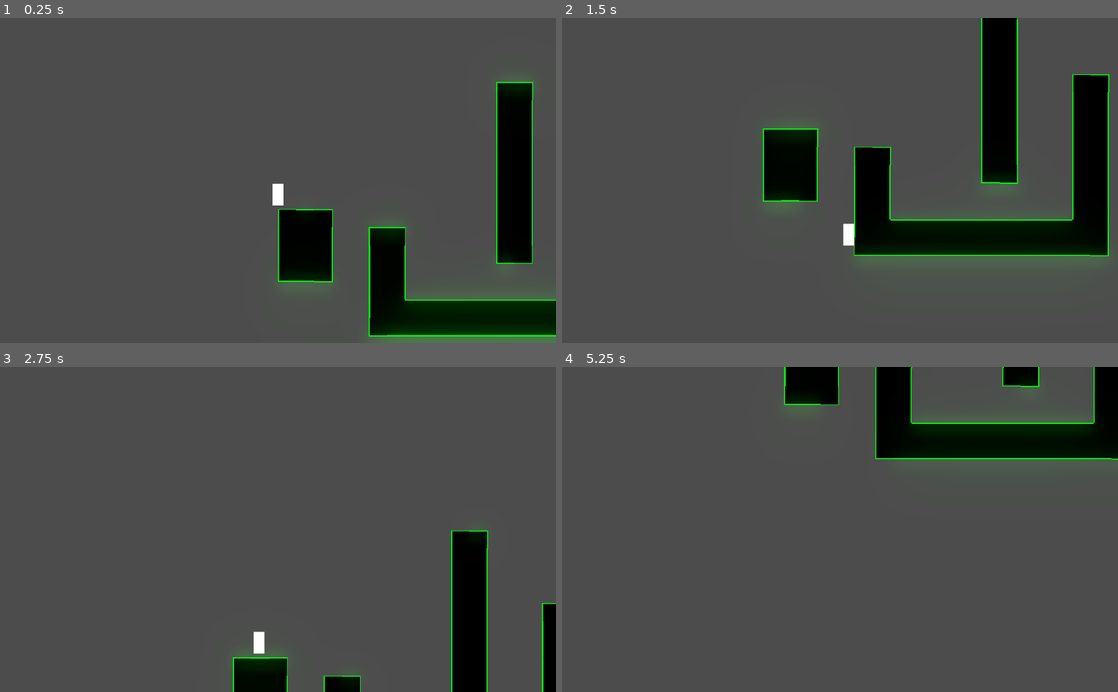
Above: before the commit, frames 1-4 (two rows, left to right).
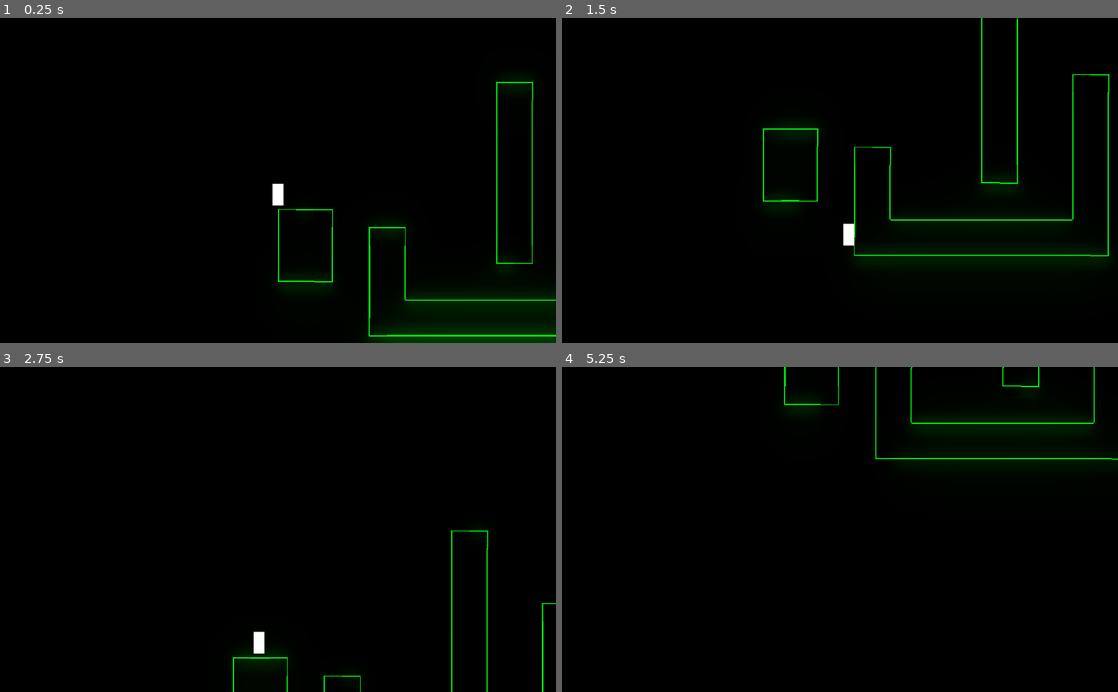
Above: after the commit, the same moments.

Repository: TheG0at685/binary-breakout
Game: Godot game, scene res://World.tscn
Same seed, same stepped clock (60 frames per second), same inputs: the game is played once before the commit and once after it.
Inputs:
- Up to frame 1 (0.25 s): no input
- Up to frame 2 (1.5 s): hold D (right) from 0.53 s (still down); tap W (jump) at 0.77 s
- Up to frame 3 (2.75 s): tap W (jump) at 1.52 s; release D (right) at 2.03 s; hold A (left) from 2.03 s (still down)
- Up to frame 4 (5.25 s): release A (left) at 2.78 s; hold D (right) 2.78-4.28 s; tap W (jump) at 3.02, 3.77, 4.52 s; hold A (left) 4.28-5.03 s; hold D (right) from 5.03 s (still down)

The runs differ from the first frame. In frame 1, 89% of the frame differs, in the area x 0-100%, y 0-100%; in frame 2, 85%; in frame 3, 95%; in frame 4, 92%.

Commit message:
Added a black background

Diff:
--- a/World.tscn
+++ b/World.tscn
@@ -12,8 +12,8 @@
 background_mode = 4
 glow_enabled = true
 glow_intensity = 8.0
-glow_blend_mode = 1
-glow_hdr_scale = 3.22
+glow_blend_mode = 0
+glow_hdr_scale = 3.49
 glow_high_quality = true
 
 [node name="World" type="Node2D"]
@@ -43,3 +43,11 @@
 
 [node name="WorldEnvironment" type="WorldEnvironment" parent="."]
 environment = SubResource( 3 )
+
+[node name="CanvasLayer" type="CanvasLayer" parent="."]
+layer = -128
+
+[node name="ColorRect" type="ColorRect" parent="CanvasLayer"]
+margin_right = 1045.0
+margin_bottom = 612.0
+color = Color( 0, 0, 0, 1 )
Not shown, added: .DS_Store
Not shown, removed: README.md
Not shown, added: assets/.DS_Store
Not shown, added: assets/images/.DS_Store
Not shown, added: assets/images/tilemap images/.DS_Store
Not shown, added: assets/sounds/.DS_Store
Not shown, changed: index.html
Not shown, changed: index.pck
Not shown, added: level pieces/.DS_Store
